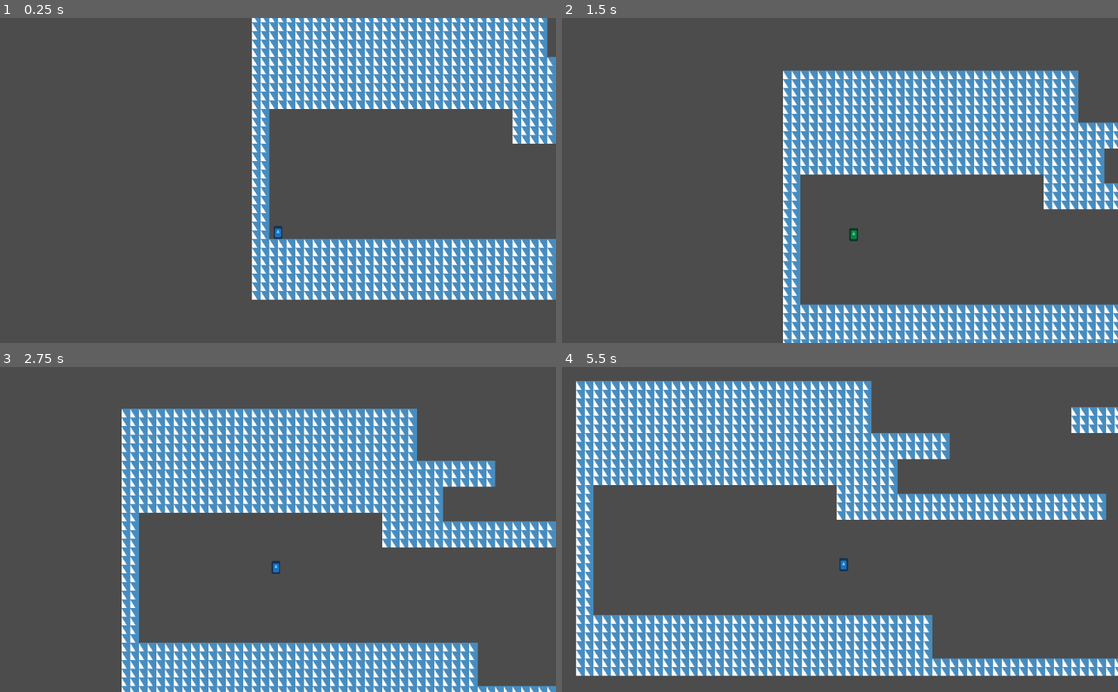
Above: before the commit, frames 1-4 (two rows, left to right).
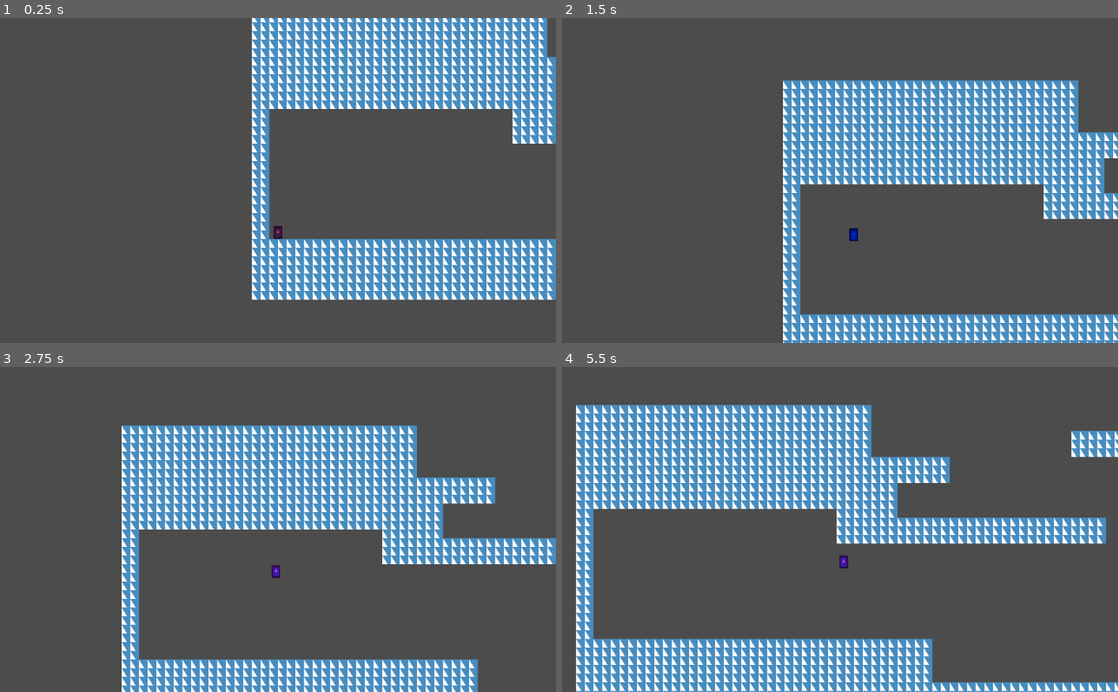
Above: after the commit, the same moments.

Repository: DOGamedev5/Recompose_World-of-Art
Game: Godot game, scene res://debugRoom.tscn
The game is run twice, just before and just after one commit, with the same random seed, the same clock (stepped at 60 frames per second) and the same inputs. The engine's default icon, where the game draws it, is replaced by a stand-in: a white triangle on a blue panel in a dark square.
Inputs:
- Up to frame 1 (0.25 s): no input
- Up to frame 2 (1.5 s): tap Enter at 0.5 s; hold Space (ui_jump) 0.53-1.28 s; hold Right (ui_right) from 0.53 s (still down); tap Space (ui_jump) at 1.35 s
- Up to frame 3 (2.75 s): tap Space (ui_jump) at 1.52, 1.82 s; release Right (ui_right) at 2.03 s; hold Left (ui_left) from 2.03 s (still down); hold Space (ui_jump) from 2.03 s (still down)
- Up to frame 4 (5.5 s): release Left (ui_left) at 2.78 s; release Space (ui_jump) at 2.78 s; hold Right (ui_right) 2.78-4.28 s; tap Space (ui_jump) at 2.85, 3.02, 3.32, 4.35, 4.52, 4.82 s; hold Space (ui_jump) 3.53-4.28 s; hold Left (ui_left) 4.28-5.03 s; hold Right (ui_right) from 5.03 s (still down); hold Space (ui_jump) from 5.03 s (still down)

The runs differ from the first frame. In frame 1, less than 0.1% of the frame differs, in the area x 49-51%, y 64-68%; in frame 2, 12%; in frame 3, 18%; in frame 4, 35%, in the area x 2-100%, y 4-100%.

Commit message:
state machine to player

Diff:
--- a/entities/player/player.gd
+++ b/entities/player/player.gd
@@ -9,10 +9,14 @@
 const MAXFALL := 300
 const JUMPFORCE := -300
 
+#var currentState := preload()
+
 var motion := Vector2.ZERO
 
 var can_jump := true
 var coyote := true
+
+
 
 
 func _physics_process(delta):
@@ -31,12 +35,15 @@
 
 	if is_on_floor():
 		can_jump = true
+		coyote = true
 	elif can_jump and coyote:
 		coyoteTimer.start()
 		coyote = false
 
 	if can_jump and Input.is_action_pressed("ui_jump"):
 		motion.y = JUMPFORCE
+		coyote = false
+		can_jump = false
 	elif Input.is_action_just_released("ui_jump"):
 		motion.y /= 2
 
--- a/entities/player/player.tscn
+++ b/entities/player/player.tscn
@@ -1,6 +1,6 @@
 [gd_scene load_steps=4 format=2]
 
-[ext_resource path="res://entities/player/player.gd" type="Script" id=1]
+[ext_resource path="res://entities/player/script/player.gd" type="Script" id=1]
 [ext_resource path="res://icon.png" type="Texture" id=2]
 
 [sub_resource type="CapsuleShape2D" id=1]
@@ -29,4 +29,8 @@
 current = true
 smoothing_enabled = true
 
+[node name="floorDetect" type="RayCast2D" parent="."]
+enabled = true
+cast_to = Vector2( 0, 8 )
+
 [connection signal="timeout" from="coyoteTimer" to="." method="_on_coyoteTimer_timeout"]
--- /dev/null
+++ b/entities/player/script/player.gd
@@ -0,0 +1,141 @@
+extends KinematicBody2D
+
+onready var coyoteTimer = $coyoteTimer
+onready var floorDetect = $floorDetect
+
+const ACCELERATION := 3
+const DESACCELERATION := 10
+const GRAVITY := 10
+const MAXSPEED := 350
+const MAXFALL := 300
+const JUMPFORCE := -400
+
+
+enum states {IDLE, RUN, JUMP, FALL}
+
+var currentState : int = states.IDLE
+
+var motion := Vector2.ZERO
+var can_jump := true
+var coyote := true
+
+
+func _physics_process(_delta):
+
+	_coyoteTimer()
+
+	if not floorDetect.is_colliding():
+		motion.y += GRAVITY
+		if motion.y > MAXFALL:
+			motion.y = MAXFALL
+
+
+	if currentState == states.IDLE:
+		if Input.get_axis("ui_left", "ui_right") != 0 or motion.x != 0:
+			currentState = states.RUN
+
+		elif can_jump and Input.is_action_pressed("ui_jump"):
+			currentState = states.JUMP
+
+		elif not floorDetect.is_colliding():
+			currentState = states.FALL
+
+	elif currentState == states.RUN:
+		if motion.x == 0 :
+			currentState = states.IDLE
+
+		elif can_jump and Input.is_action_pressed("ui_jump"):
+			currentState = states.JUMP
+
+		elif not floorDetect.is_colliding():
+			currentState = states.FALL
+
+	elif  currentState == states.JUMP:
+		if motion.y > 0:
+			currentState = states.FALL
+
+		elif floorDetect.is_colliding():
+			if Input.get_axis("ui_left", "ui_right") != 0 or motion.x != 0:
+				currentState = states.RUN
+			else:
+				currentState = states.IDLE
+
+	elif currentState == states.FALL:
+		if can_jump and Input.is_action_pressed("ui_jump"):
+			currentState = states.JUMP
+
+		elif floorDetect.is_colliding():
+			if Input.get_axis("ui_left", "ui_right") != 0 or motion.x != 0:
+				currentState = states.RUN
+			else:
+				currentState = states.IDLE
+
+	match currentState:
+		states.IDLE:
+			$Sprite.self_modulate = Color(0.8, 0.2, 0.4)
+			idle()
+		states.RUN:
+			$Sprite.self_modulate = Color(0, 0.8, 0.4)
+			run()
+		states.JUMP:
+			$Sprite.self_modulate = Color(0.8, 0.2, 0.9)
+			jump()
+			run()
+		states.FALL:
+			$Sprite.self_modulate = Color(0, 0.2, 0.9)
+			run()
+
+	motion = move_and_slide(motion, Vector2.UP)
+
+func idle():
+	if motion.x > 0:
+		motion.x -= DESACCELERATION
+		if motion.x < 0:
+			motion.x = 0
+
+	elif motion.x < 0:
+		motion.x += DESACCELERATION
+		if motion.x > 0:
+			motion.x = 0
+
+func run():
+	var input := Input.get_axis("ui_left", "ui_right")
+
+	if motion.x > 0 and input <= 0:
+		motion.x -= DESACCELERATION
+		if motion.x < 0 and input == 0:
+			motion.x = 0
+
+	elif motion.x < 0 and input >= 0:
+		motion.x += DESACCELERATION
+		if motion.x > 0 and input == 0:
+			motion.x = 0
+
+	if input:
+
+		motion.x += ACCELERATION * input
+
+		if abs(motion.x) > MAXSPEED:
+			motion.x = MAXSPEED * input
+
+func jump():
+
+	if can_jump:
+		motion.y = JUMPFORCE
+		coyote = false
+		can_jump = false
+	elif Input.is_action_just_released("ui_jump"):
+		motion.y /= 2
+
+
+
+func _coyoteTimer():
+	if floorDetect.is_colliding():
+		can_jump = true
+		coyote = true
+	elif can_jump and coyote:
+		coyoteTimer.start()
+		coyote = false
+
+func _on_coyoteTimer_timeout():
+	can_jump = false
--- /dev/null
+++ b/entities/player/script/playerIdle.gd
@@ -0,0 +1,12 @@
+extends "res://entities/player/script/player.gd"
+
+# Called when the node enters the scene tree for the first time.
+static func physics_process(player, delta):
+	if Input.get_axis("ui_left", "ui_right"):
+		player.currentState = "run"
+
+	if player.can_jump and Input.is_action_pressed("ui_jump"):
+		player.currentState = "jump"
+
+	if not player.is_on_floor():
+		player.currentState = "jump"
--- /dev/null
+++ b/entities/player/script/playerJump.gd
@@ -0,0 +1,12 @@
+extends "res://entities/player/script/player.gd"
+
+
+func physics_process(player, delta):
+	accelerate()
+	jump()
+
+	if is_on_floor():
+		if Input.get_axis("ui_left", "ui_right"):
+			player.currentState = "idle"
+		else:
+			currentState = "run"
--- /dev/null
+++ b/entities/player/script/playerRun.gd
@@ -0,0 +1,14 @@
+extends "res://entities/player/script/player.gd"
+
+func physics_process(delta):
+
+	accelerate()
+
+	if can_jump and Input.is_action_pressed("ui_jump"):
+		currentState = "jump"
+
+	if not is_on_floor():
+		currentState = "jump"
+
+	if motion.x == 0 and not Input.get_axis("ui_left", "ui_right"):
+		currentState = "idle"
--- a/project.godot
+++ b/project.godot
@@ -13,6 +13,10 @@
 config/name="portal_RUN"
 run/main_scene="res://debugRoom.tscn"
 config/icon="res://icon.png"
+
+[editor_plugins]
+
+enabled=PoolStringArray( "res://addons/godot_pixelorama_importer/plugin.cfg" )
 
 [gui]
 
@@ -54,6 +58,10 @@
  ]
 }
 
+[layer_names]
+
+2d_physics/layer_1="solido"
+
 [physics]
 
 common/enable_pause_aware_picking=true
Not shown, added: addons/godot_pixelorama_importer/plugin.cfg
Not shown, added: addons/godot_pixelorama_importer/plugin.gd
Not shown, added: addons/godot_pixelorama_importer/single_image_import.gd
Not shown, added: addons/godot_pixelorama_importer/spriteframes_import.gd
Not shown, added: addons/godot_pixelorama_importer/util/Result.gd
Not shown, added: addons/godot_pixelorama_importer/util/read_pxo_file.gd
Not shown, added: entities/player/sprites/lodrofo.pxo.import
Not shown, added: entities/player/sprites/player.pxo.import
